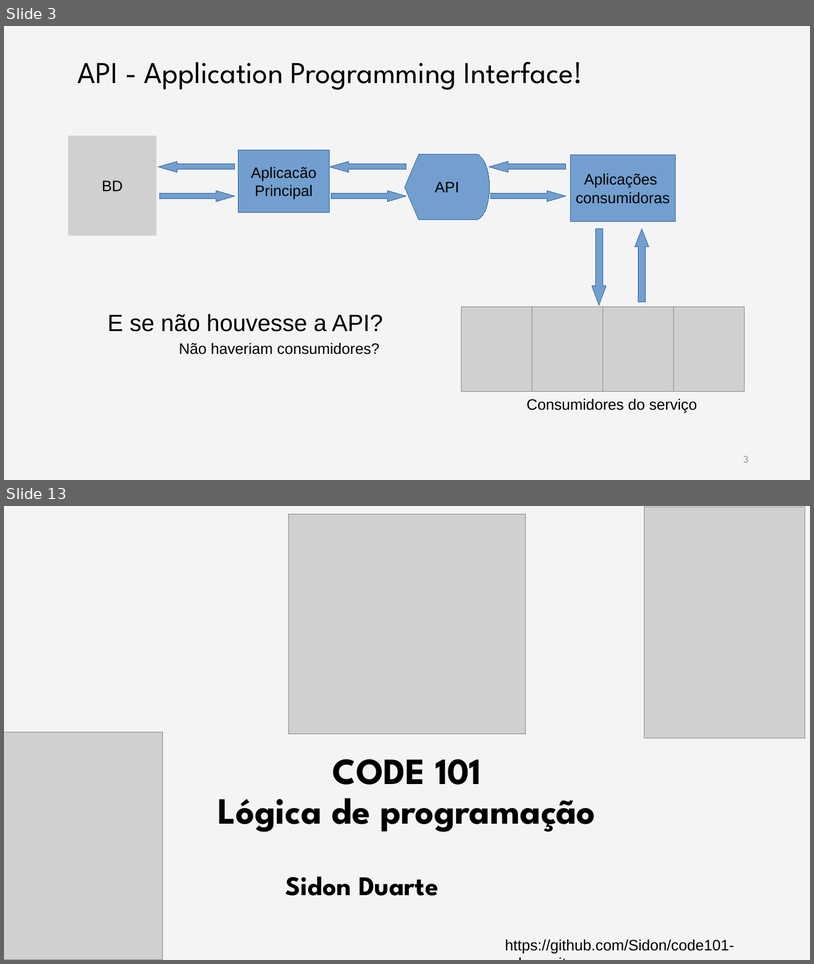
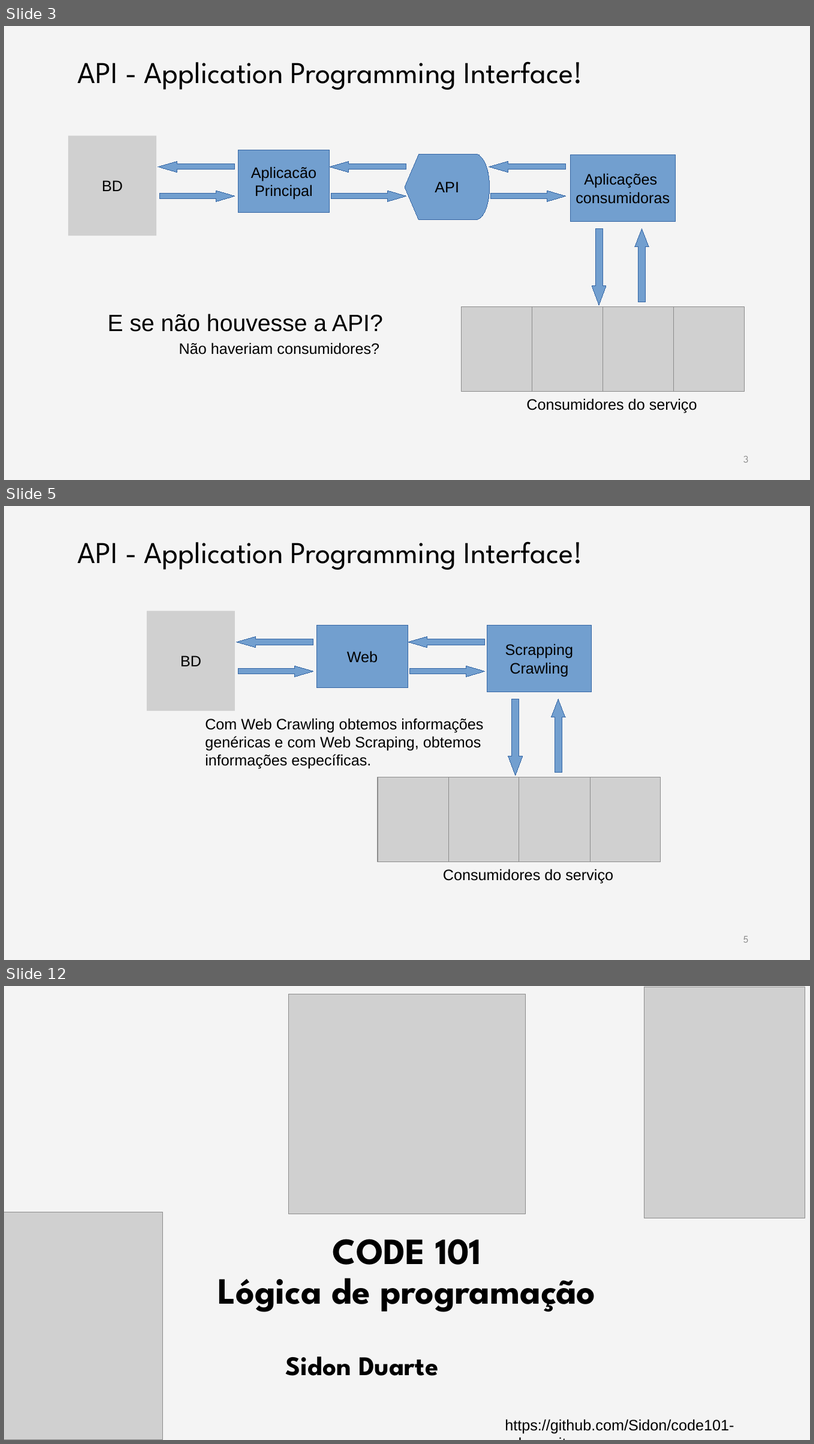
Before and after one commit to rodrisg/code101-edevo, a slide deck: aula3/aula3.odp. Shown one above the other, each under a label of ours: slides 3 and 13 before the commit, slides 3, 5 and 12 after it; the slides between them are not shown. The pictures are 814x964 and 814x1444 pixels, drawn with LibreOffice and Linux fonts; fonts in the diff are those of the drawing; grey boxes stand for pictures; background and template pictures are left out. Boxes give left, top, right and bottom in pixels: in the first picture for what was removed or moved away, otherwise in the second. Text is boxed around its words. In the diff, an @@ line names an element or a change of style, - is before the commit and + after.

```diff
--- a/aula3/aula3.odp
+++ b/aula3/aula3.odp
@@ slide 5 added at (4, 506, 810, 960), background #FFFFFF; not listed: 1 template element that a slide beside it also shows @@
@@ title added at (77, 541, 583, 570), 36 pt, text #000000 @@
+API - Application Programming Interface!
@@ group added at (147, 610, 661, 883): 5 pictures, 2 rectangles, 2 left arrows, 2 right arrows, 1 text, 1 down arrow, 1 up arrow @@
+Consumidores do serviço
+Scrapping
+Crawling
+BD
+Web
@@ text added at (205, 718, 483, 769), 18 pt, text #000000 @@
+Com Web Crawling obtemos informações genéricas e com Web Scraping, obtemos informações específicas.
@@ page number added at (744, 936, 749, 942), 12 pt, text #8B8B8B @@
+5
@@ what was slide 13 is now slide 12 @@
```
Also in this commit, not shown: 3 slides changed, 6 other slides added, 8 slides removed, 3 other files.
